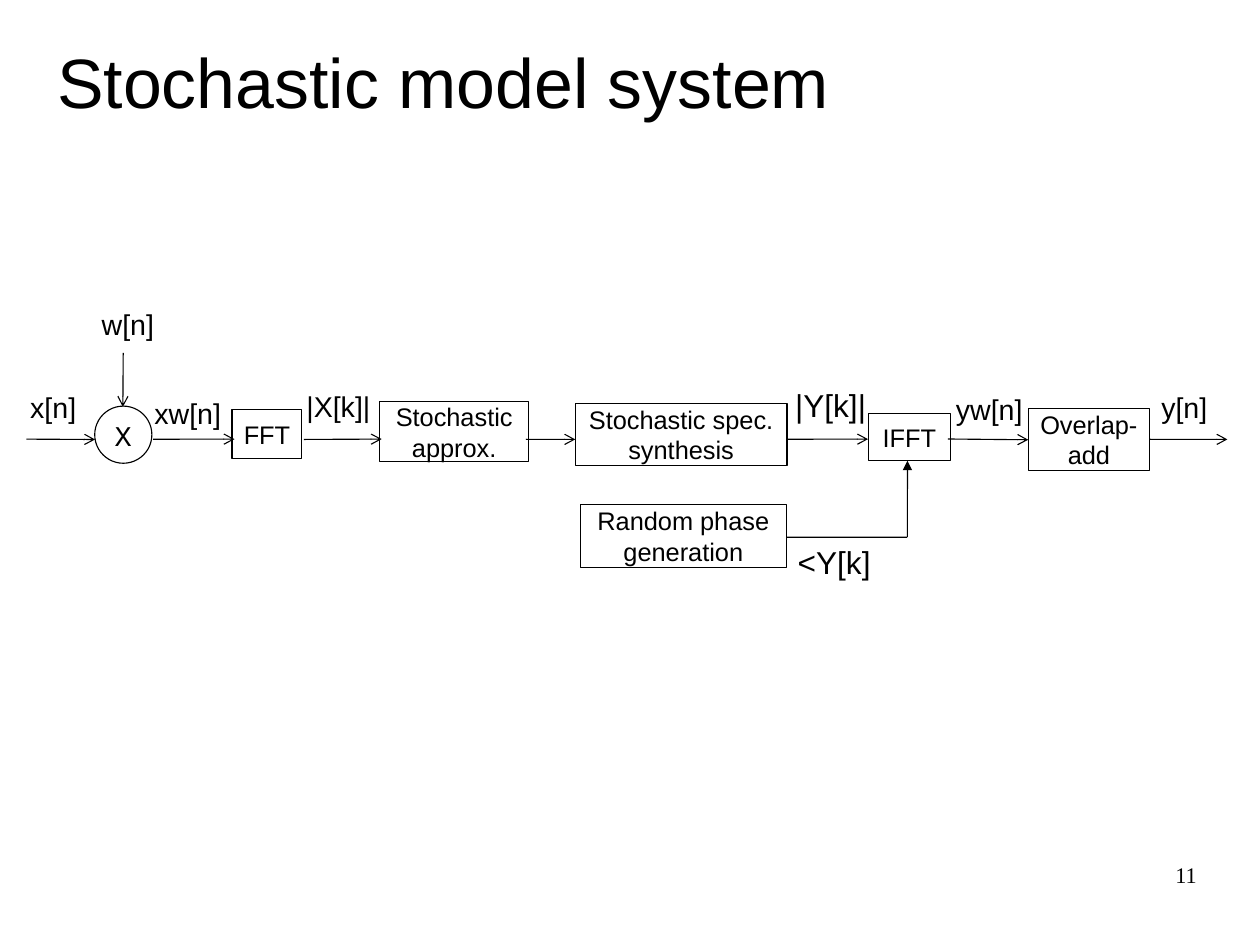
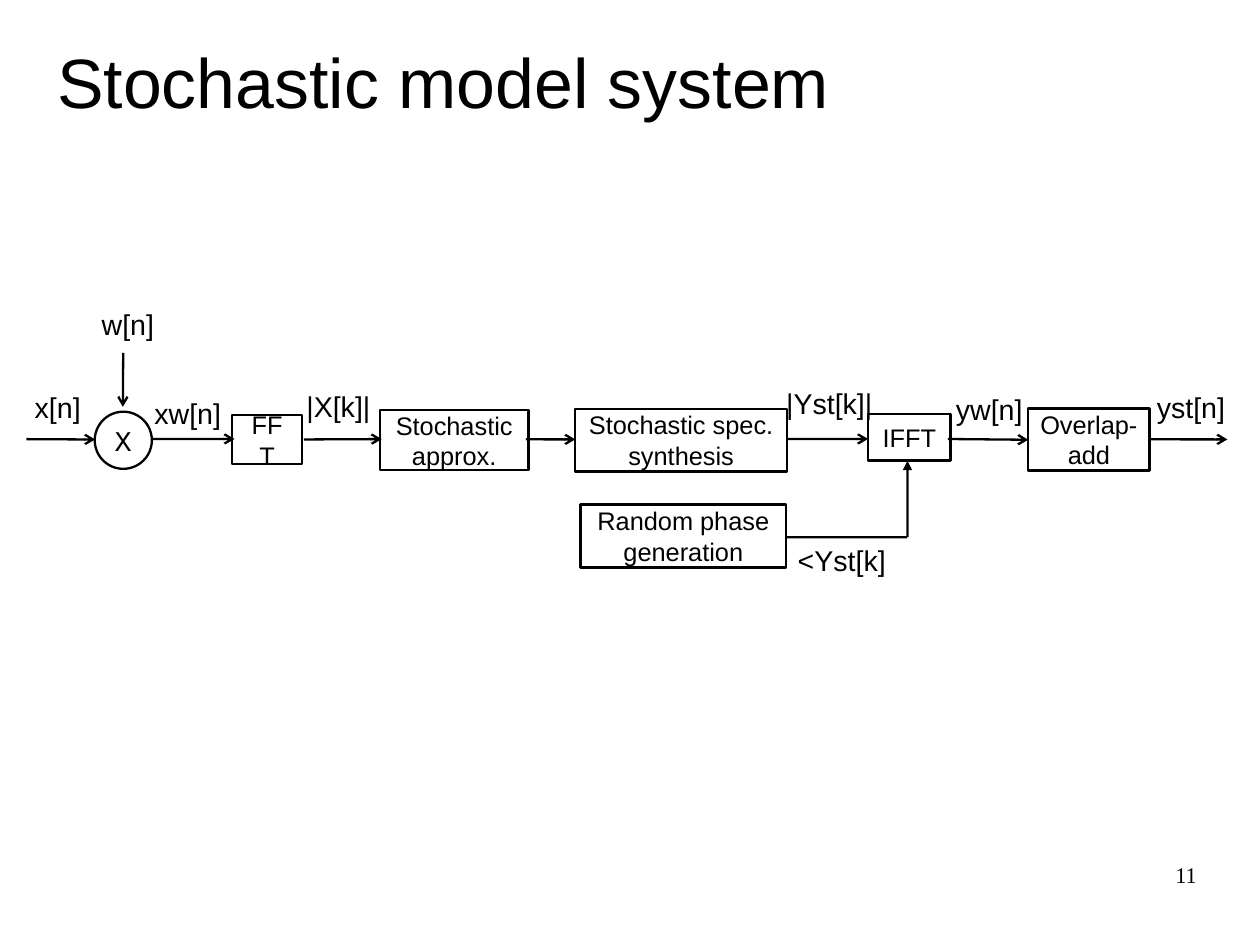
Before and after one commit to MTG/sms-tools, a slide deck: slide 11 of lectures/7-Sinusoidal-plus-residual-model/Stochastic-model.odp. Drawn at 1260x945 pixels with LibreOffice and Linux fonts; fonts in the diff are those of the drawing. Boxes give left, top, right and bottom in pixels: in the first picture for what was removed or moved away, otherwise in the second. Text is boxed around its words. In the diff, an @@ line names an element or a change of style, - is before the commit and + after.

```diff
--- a/lectures/7-Sinusoidal-plus-residual-model/Stochastic-model.odp
+++ b/lectures/7-Sinusoidal-plus-residual-model/Stochastic-model.odp
@@ arrow (123, 353) - (122, 407): stroke #000000 0.71 pt to #000000 1.45 pt @@
@@ text "x[n]": place and size @@
-text "x[n]" at <box>30,397,76,423</box>
+text "x[n]" at <box>35,397,81,423</box>
@@ outline #000000 0.71 pt to #000000 1.45 pt in 6 elements at <box>869,414,951,461</box>, <box>581,504,787,567</box>, <box>232,415,302,464</box>, <box>95,412,152,469</box>, <box>575,409,787,472</box>, <box>380,410,528,470</box> @@
@@ rectangle "Stochastic approx.": place and size @@
-rectangle "Stochastic approx." at <box>380,402,528,462</box>
+rectangle "Stochastic approx." at <box>380,410,528,470</box>
@@ 2 rectangles, 1 ellipse: place and size @@
-2 rectangles, 1 ellipse at <box>95,404,787,466</box>
+2 rectangles, 1 ellipse at <box>95,409,787,472</box>
@@ text at <box>786,393,872,419</box>: text changed; size 19.9 to 18 pt @@
-|Y[k]|
+|Yst[k]|
@@ text at <box>1157,397,1225,423</box>: text changed @@
-y[n]
+yst[n]
@@ arrow (26, 439) - (95, 440): stroke #000000 0.71 pt to #000000 1.45 pt @@
@@ arrow (153, 439) - (234, 439): stroke #000000 0.71 pt to #000000 1.45 pt @@
@@ arrow (304, 440) - (382, 439): stroke #000000 0.71 pt to #000000 1.45 pt @@
@@ arrow (526, 439) - (575, 439): stroke #000000 0.71 pt to #000000 1.45 pt @@
@@ arrow (787, 439) - (868, 439): stroke #000000 0.71 pt to #000000 1.45 pt @@
@@ arrow (948, 439) - (1029, 440): stroke #000000 0.71 pt to #000000 1.45 pt @@
@@ arrow (1150, 439) - (1228, 439): stroke #000000 0.71 pt to #000000 1.45 pt @@
@@ text at <box>798,550,886,577</box>: text changed; size 19.9 to 18 pt @@
-<Y[k]
+<Yst[k]
```
Also in this commit, not shown: 2 other slides changed, 1 slide added, 31 other files.
